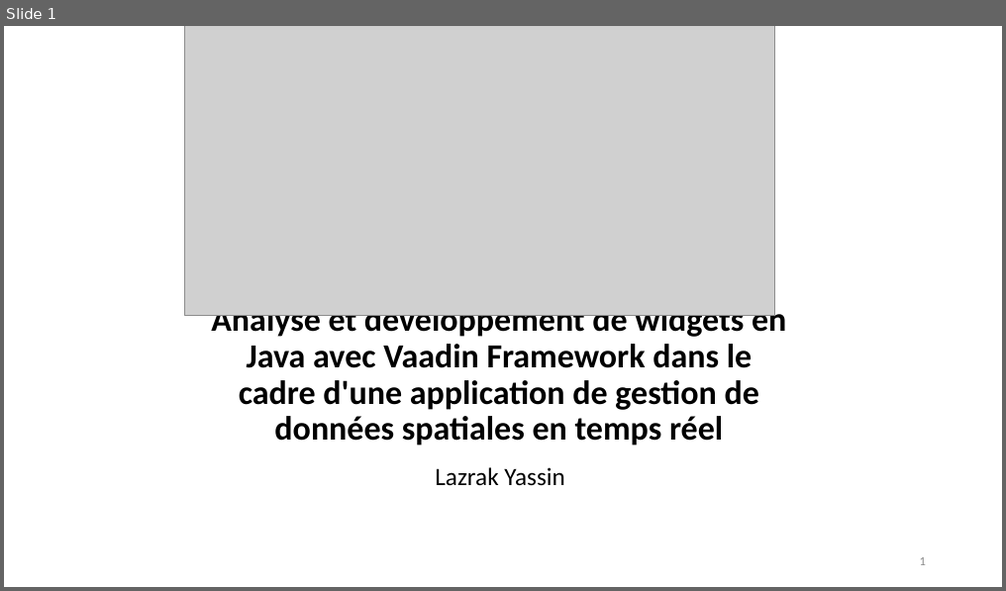
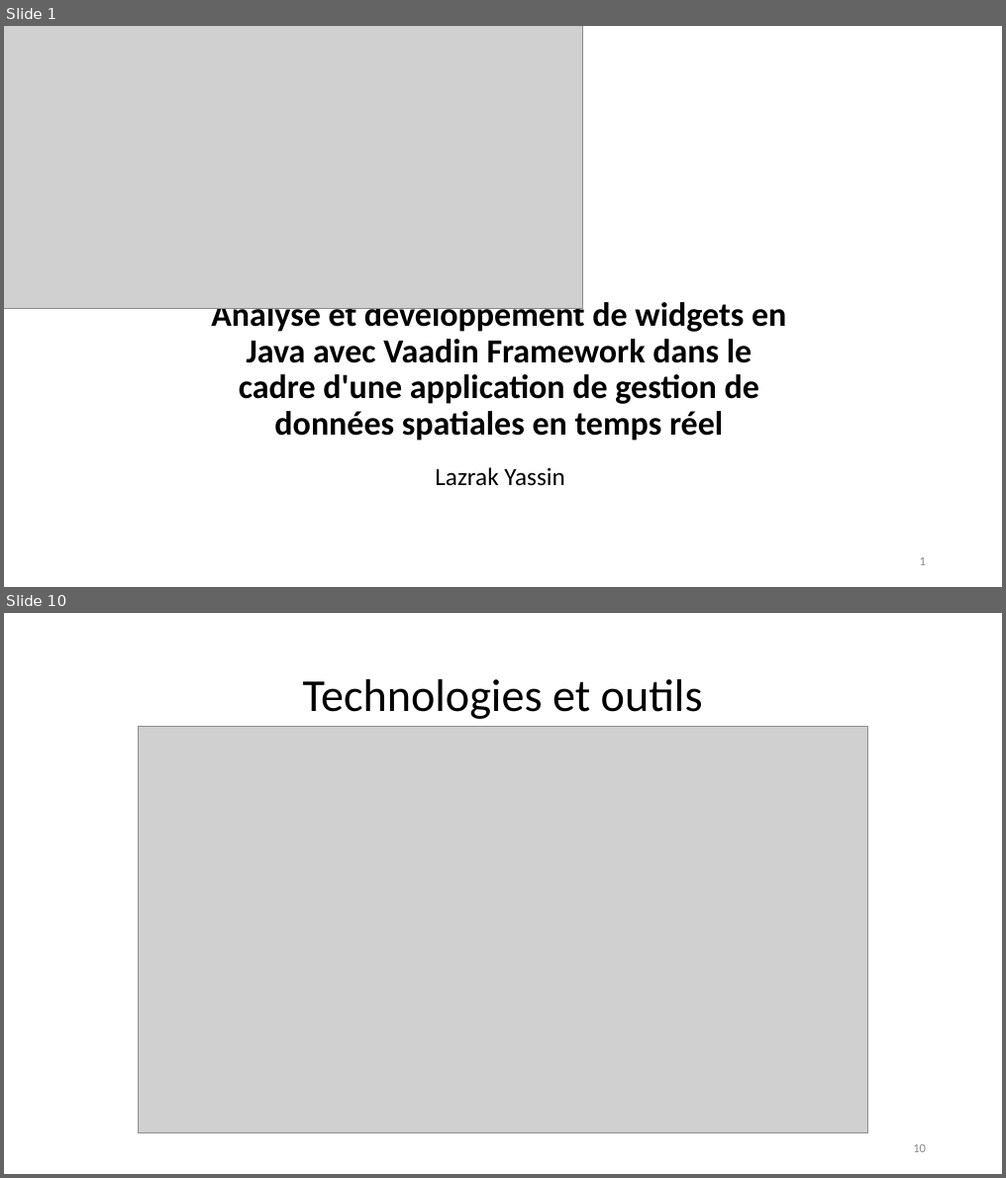
Before and after one commit to etu26048/TFE, a slide deck: DéfenseOrale.pptx. Shown one above the other, each under a label of ours: slide 1 before the commit, slides 1 and 10 after it; the slides between them are not shown. The pictures are 1006x591 and 1006x1178 pixels, drawn with LibreOffice and Linux fonts; fonts in the diff are those of the drawing; grey boxes stand for pictures; background and template pictures are left out. Boxes give left, top, right and bottom in pixels: in the first picture for what was removed or moved away, otherwise in the second. Text is boxed around its words. In the diff, an @@ line names an element or a change of style, - is before the commit and + after.

```diff
--- a/DéfenseOrale.pptx
+++ b/DéfenseOrale.pptx
@@ slide 10 added at (x1=4, y1=613, x2=1002, y2=1174), background picture (left out) @@
@@ title added at (x1=303, y1=679, x2=703, y2=719), 44 pt, text #000000 @@
+Technologies et outils
@@ picture added at (x1=138, y1=727, x2=868, y2=1134) @@
@@ page number added at (x1=913, y1=1145, x2=926, y2=1153), 12 pt, text #8C8C8C @@
+10
@@ slide 1 changed as well @@
@@ picture resized from (x1=185, y1=26, x2=774, y2=316) to (x1=4, y1=26, x2=583, y2=309) @@
@@ title "Analyse et développement de widgets ..." moved from (x1=211, y1=303, x2=786, y2=446) to (x1=211, y1=298, x2=786, y2=441) @@
```
Also in this commit, not shown: 3 other slides changed, 22 other slides added, 5 slides removed.
